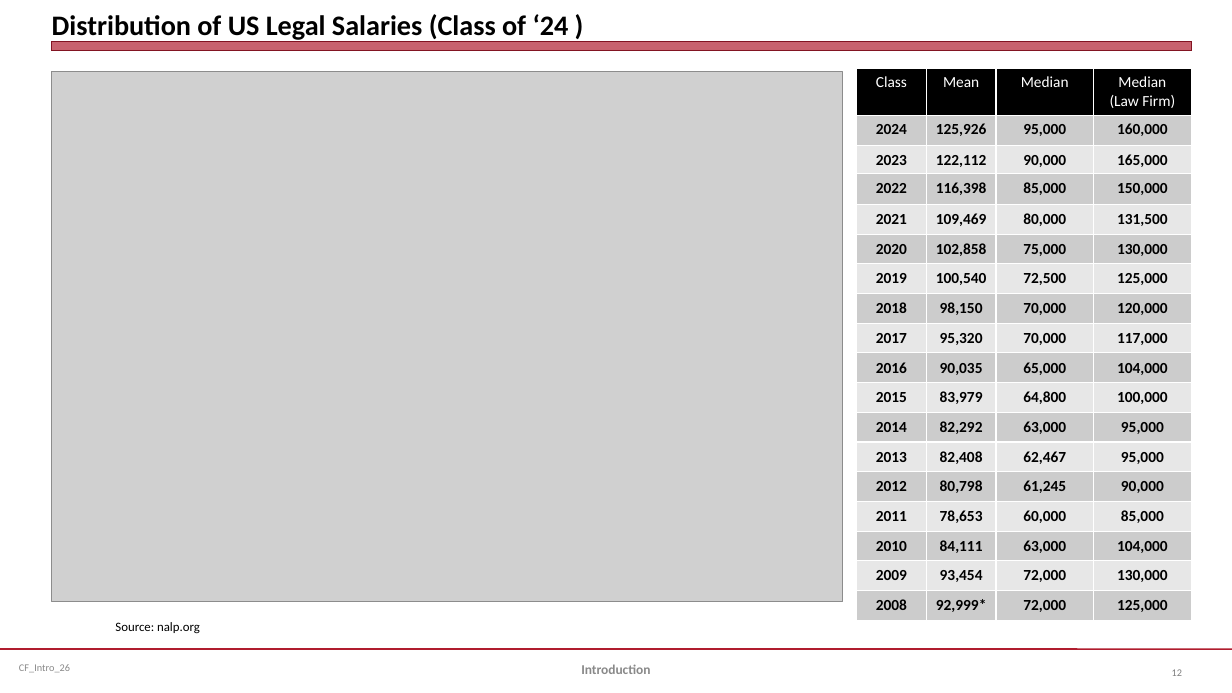
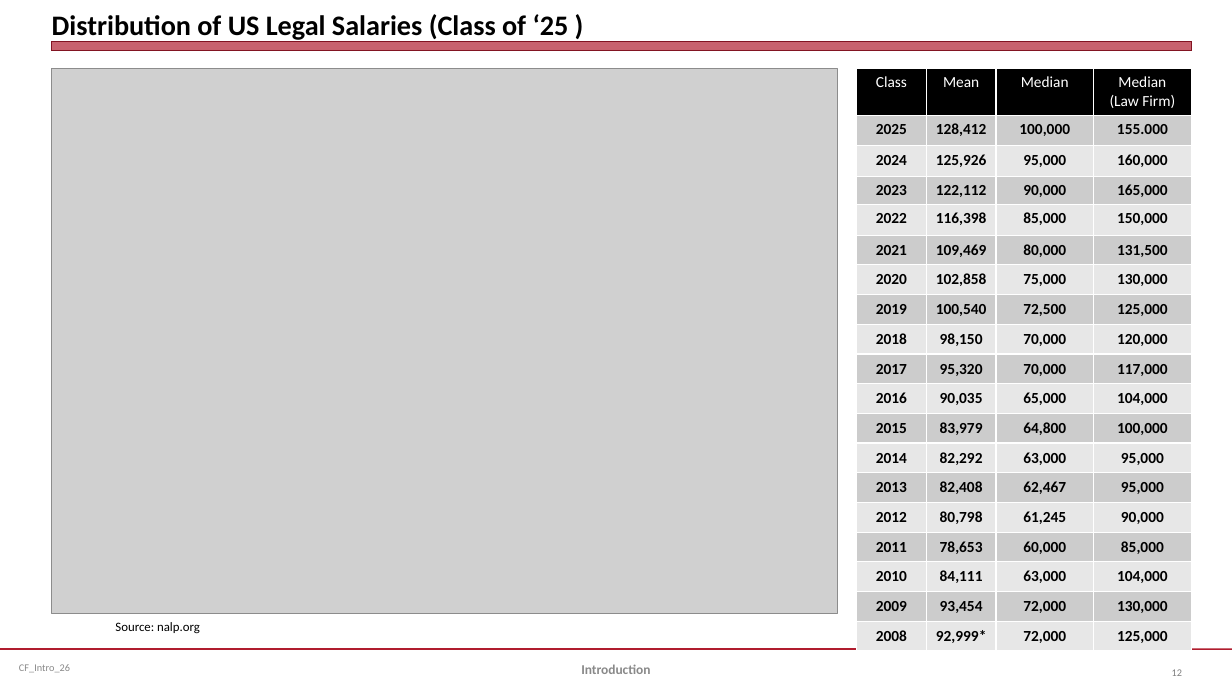
Before and after one commit to jmc877/Corporate-Finance, a slide deck: slide 12 of slides/CF_Intro_26.pptx. Drawn at 1232x693 pixels with LibreOffice and Linux fonts; fonts in the diff are those of the drawing; grey boxes stand for pictures. Boxes give left, top, right and bottom in pixels: in the first picture for what was removed or moved away, otherwise in the second. Text is boxed around its words. In the diff, an @@ line names an element or a change of style, - is before the commit and + after.

```diff
--- a/slides/CF_Intro_26.pptx
+++ b/slides/CF_Intro_26.pptx
@@ title at [52,14,569,42]: text changed @@
-Distribution of US Legal Salaries (Class of ‘24 )
+Distribution of US Legal Salaries (Class of ‘25 )
@@ picture: place and size @@
-picture at [52,72,843,602]
+picture at [52,68,837,615]
@@ table at [857,68,1191,651] @@
+row 2: 2025 | 128,412 | 100,000 | 155.000
```
Also in this commit, not shown: 3 other slides changed, 3 other files.
